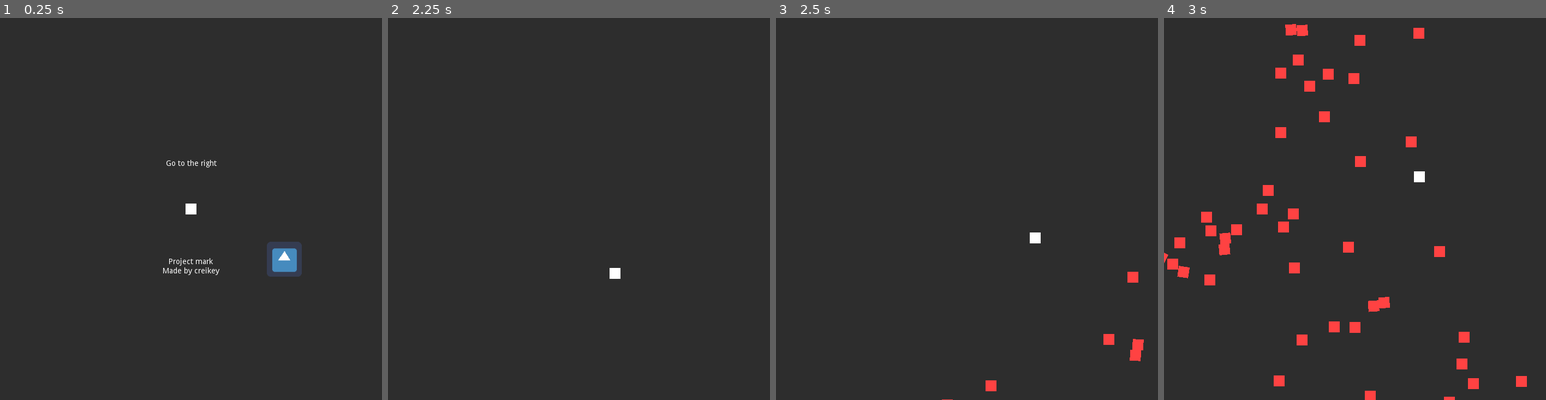
Above: before the commit, frames 1-4 (left to right).
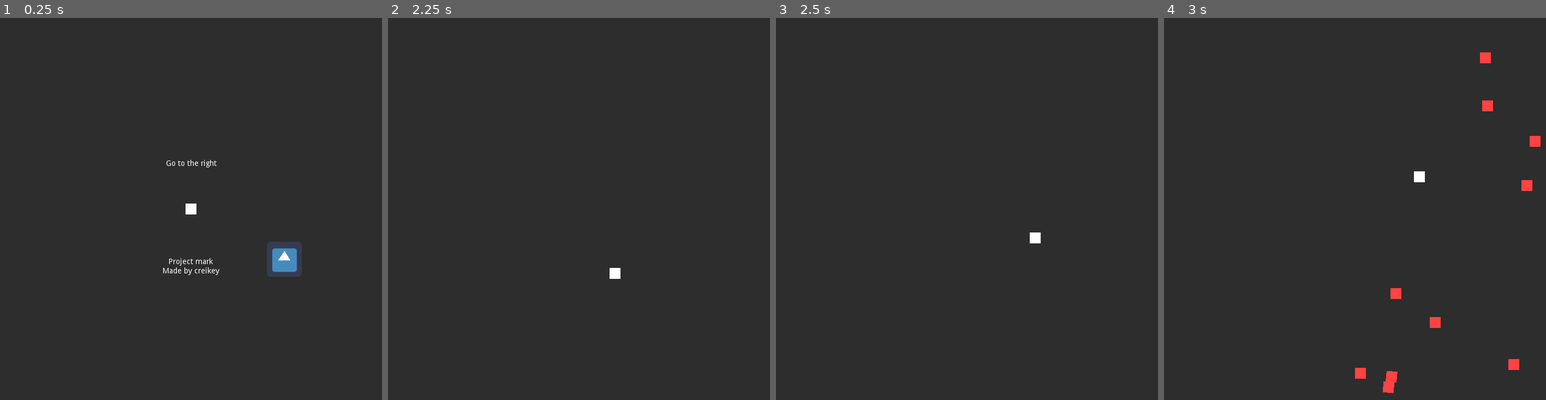
Above: after the commit, the same moments.

Repository: lajollagamesclub/project-mark
Game: Godot game, scene res://Main.tscn
Same seed, same stepped clock (60 frames per second), same inputs: the game is played once before the commit and once after it. The engine's default icon, where the game draws it, is replaced by a stand-in: a white triangle on a blue panel in a dark square.
Inputs:
- Up to frame 1 (0.25 s): no input
- Up to frame 2 (2.25 s): tap Enter at 0.5 s; hold D (g_right) 0.53-1.28 s; hold S (g_down) 1.28-2.03 s; hold D (g_right) from 2.03 s (still down)
- Up to frame 3 (2.5 s): keep holding D (g_right)
- Up to frame 4 (3 s): release D (g_right) at 2.78 s; hold W (g_up) from 2.78 s (still down)

Frames 1-2 are identical in both runs. In frame 3, 0.4% of the frame differs, in the area x 43-97%, y 66-100%; in frame 4, 4.1%, in the area x 0-99%, y 1-100%.

Commit message:
Make it so enemies don't move

Diff:
--- a/src/Enemy.gd
+++ b/src/Enemy.gd
@@ -9,5 +9,5 @@
 	if player_node.global_position.distance_to(global_position) >= despawn_distance:
 		emit_signal("dead")
 		queue_free()
-	applied_force = (player_node.global_position - global_position).normalized()*800.0
+#	applied_force = (player_node.global_position - global_position).normalized()*800.0
 #	move_and_slide((player_node.global_position - global_position).normalized()*600.0)
--- a/src/project.godot
+++ b/src/project.godot
@@ -49,6 +49,10 @@
  ]
 }
 
+[physics]
+
+2d/default_gravity=0
+
 [rendering]
 
 environment/default_clear_color=Color( 0.180392, 0.180392, 0.180392, 1 )
Not shown: 2 places in src/Enemy.tscn that only renumber resources
